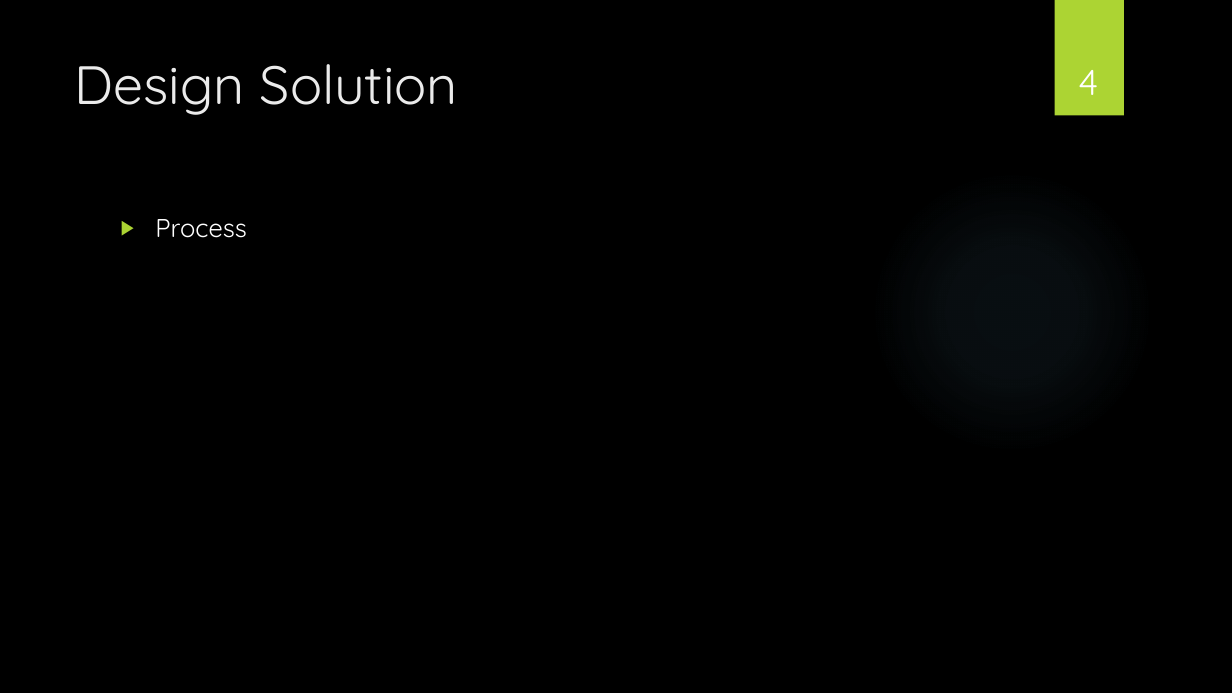
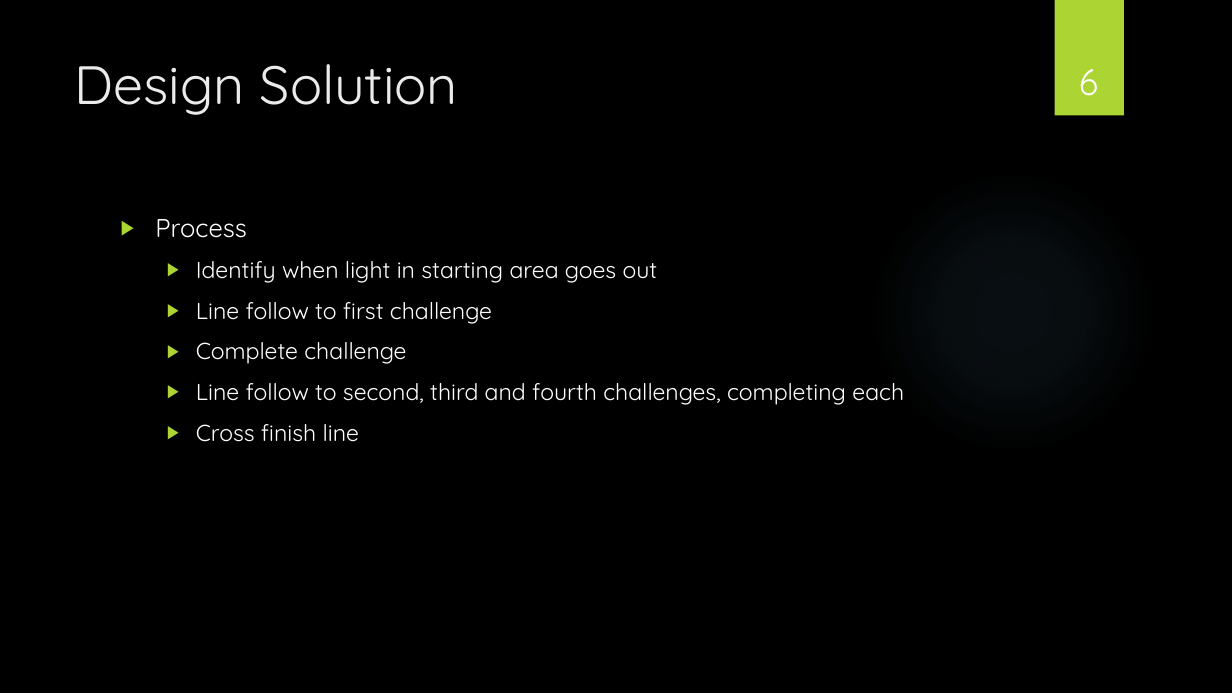
Before and after one commit to powellb1/CapStone, a slide deck: slide 6 of Documentation/Class Presentations/Design Presentation/AWTY - Design Presentation.pptx (slide 4 before the commit). Drawn at 1232x693 pixels with LibreOffice and Linux fonts; fonts in the diff are those of the drawing; background and template pictures are left out. Boxes give left, top, right and bottom in pixels: in the first picture for what was removed or moved away, otherwise in the second. Text is boxed around its words. In the diff, an @@ line names an element or a change of style, - is before the commit and + after.

Commit message:
Design Presentation
Coordination and intro done.

```diff
--- a/Documentation/Class Presentations/Design Presentation/AWTY - Design Presentation.pptx
+++ b/Documentation/Class Presentations/Design Presentation/AWTY - Design Presentation.pptx
@@ page number at <box>1079,69,1098,96</box>: text changed @@
-4
+6
@@ text at <box>196,261,904,442</box>: paragraphs added @@
+  ▶ Identify when light in starting area goes out
+  ▶ Line follow to first challenge
+  ▶ Complete challenge
+  ▶ Line follow to second, third and fourth challenges, completing each
+  ▶ Cross finish line
```
Also in this commit, not shown: 5 other slides changed, 2 slides added.
